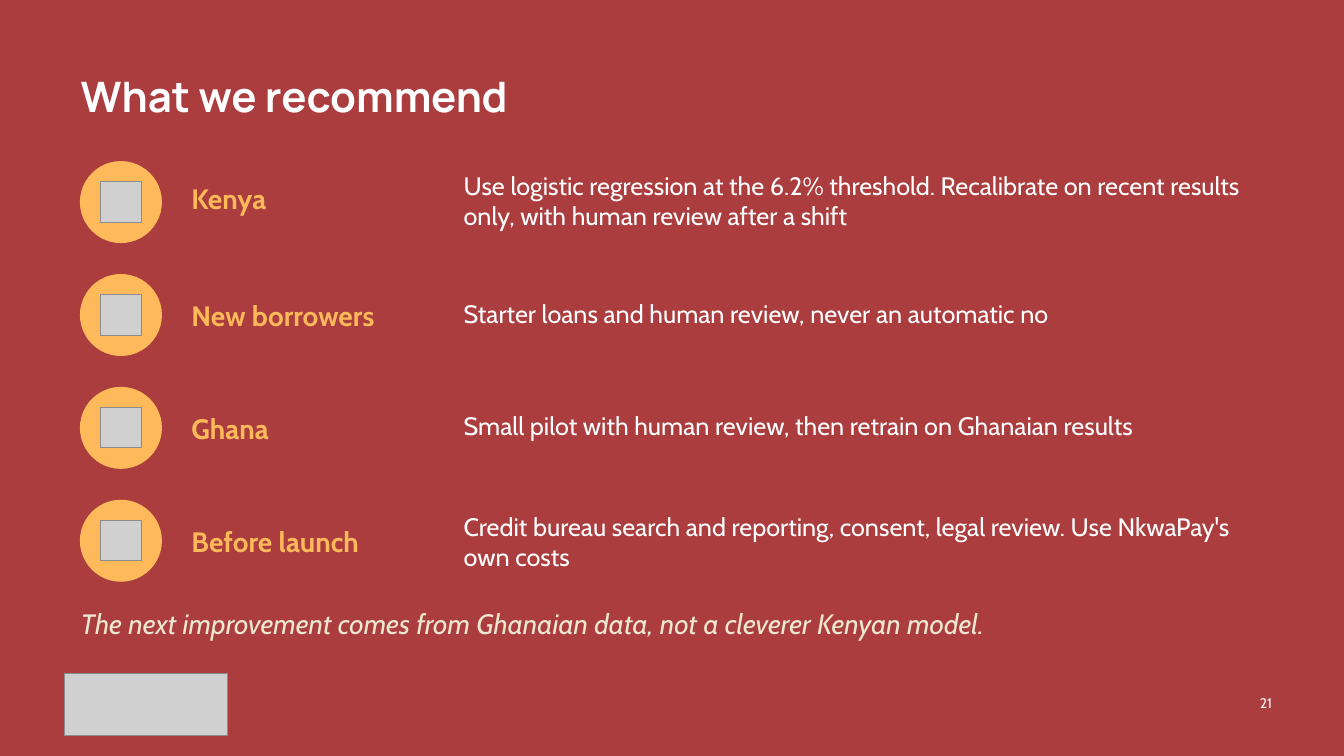
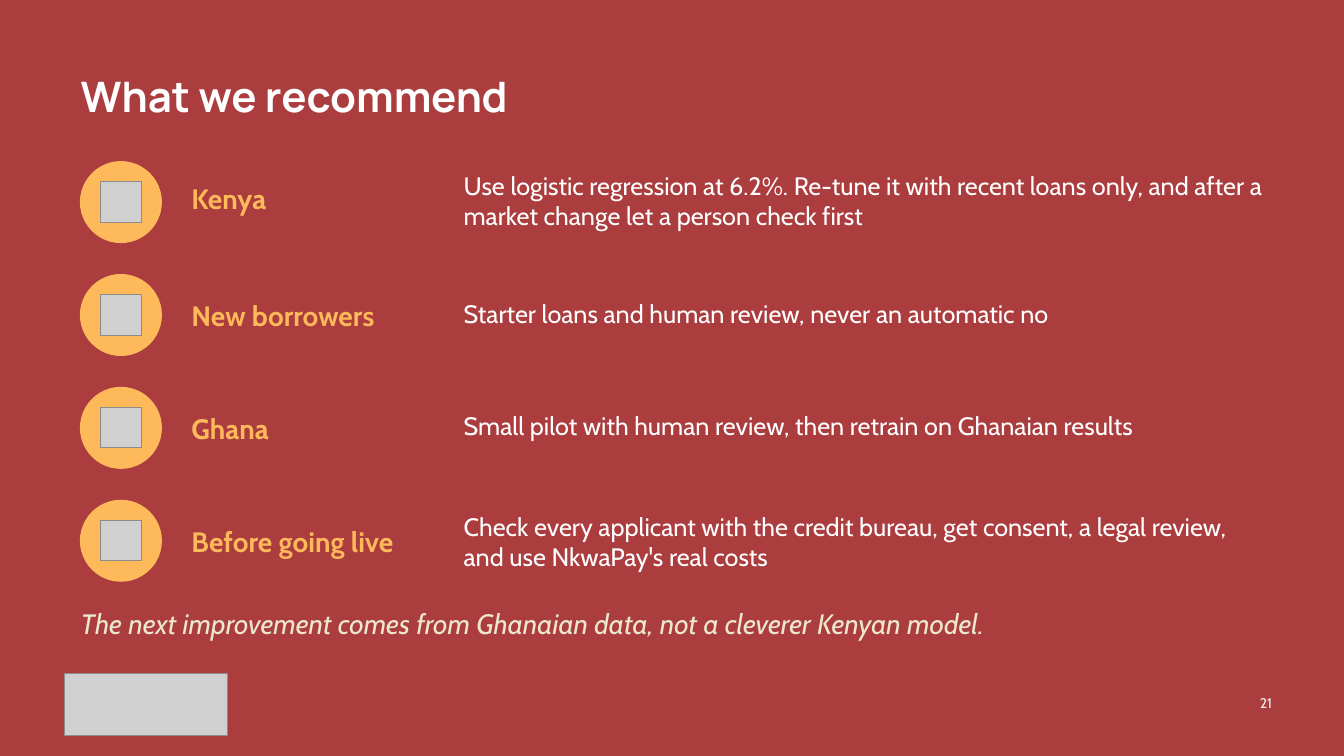
Before and after one commit to ASU-MICS-2028/mle-group-3-prosit-2, a slide deck: slide 21 of slides/NkwaPay_Debrief_Lesson.pptx. Drawn at 1344x756 pixels with LibreOffice and Linux fonts; fonts in the diff are those of the drawing; grey boxes stand for pictures. Boxes give left, top, right and bottom in pixels: in the first picture for what was removed or moved away, otherwise in the second. Text is boxed around its words. In the diff, an @@ line names an element or a change of style, - is before the commit and + after.

```diff
--- a/slides/NkwaPay_Debrief_Lesson.pptx
+++ b/slides/NkwaPay_Debrief_Lesson.pptx
@@ text at (464, 176, 1262, 231): text changed @@
-Use logistic regression at the 6.2% threshold. Recalibrate on recent results only, with human review after a shift
+Use logistic regression at 6.2%. Re-tune it with recent loans only, and after a market change let a person check first
@@ text at (191, 531, 393, 558): text changed @@
-Before launch
+Before going live
@@ text at (464, 517, 1226, 572): text changed @@
-Credit bureau search and reporting, consent, legal review. Use NkwaPay's own costs
+Check every applicant with the credit bureau, get consent, a legal review, and use NkwaPay's real costs
```
